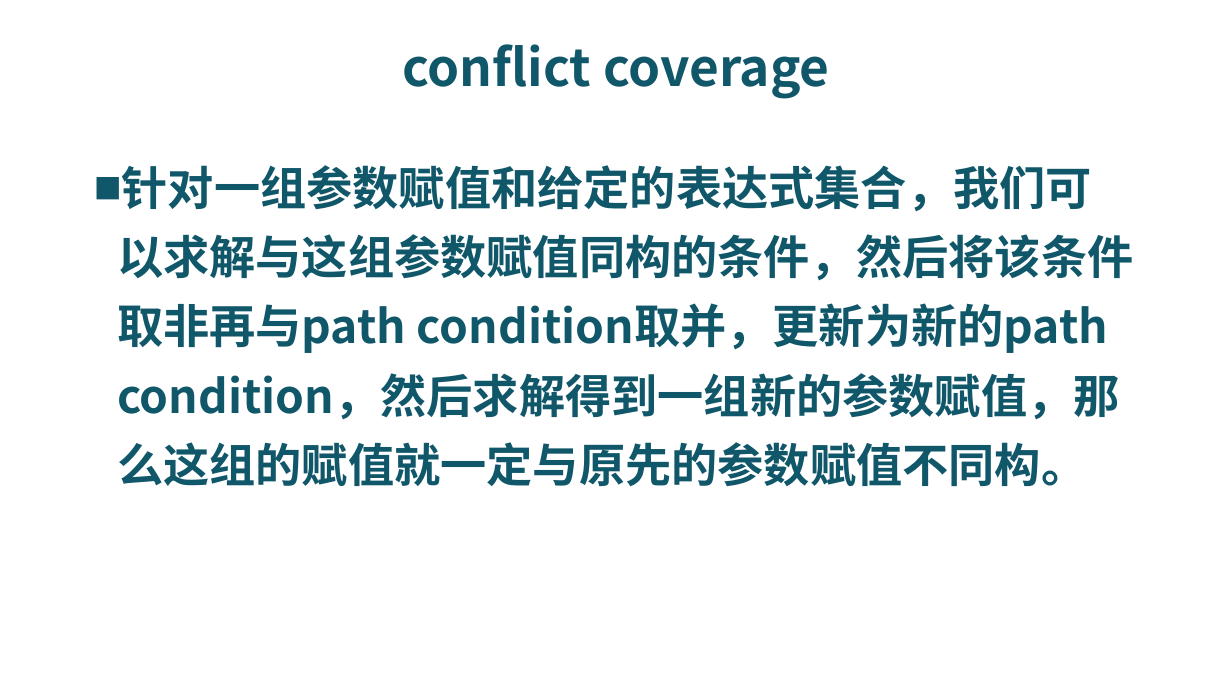
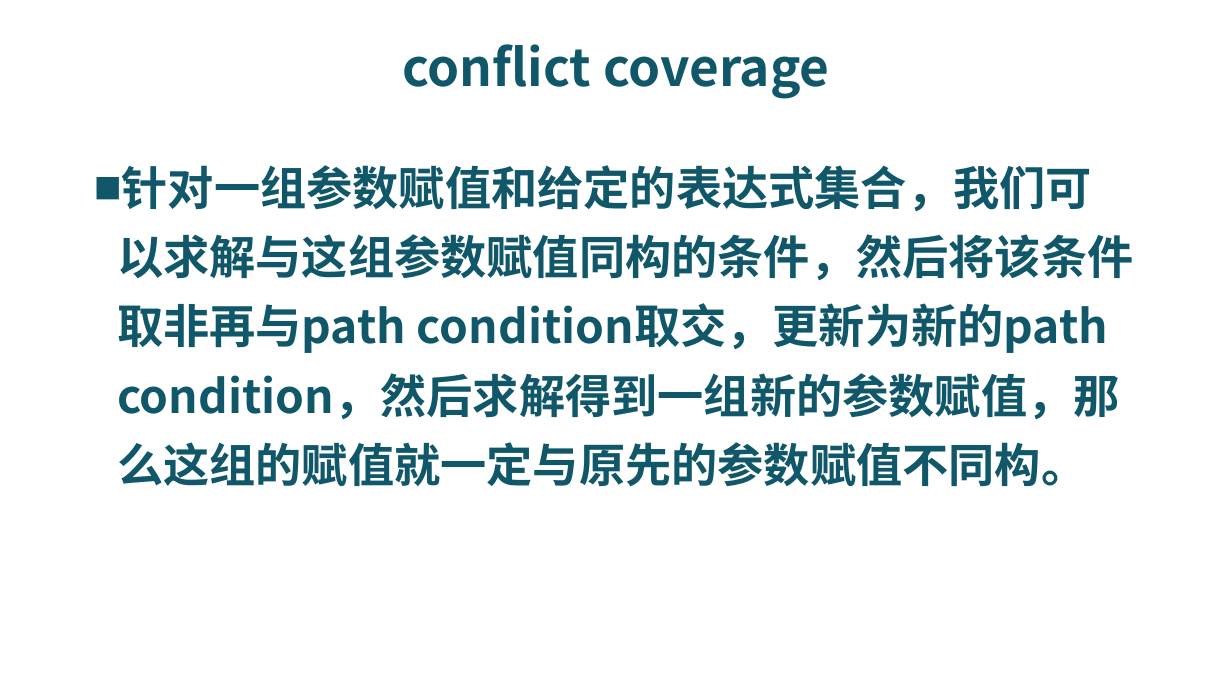
Before and after one commit to riscv-labs/OS2018spring-projects-g06, a slide deck: slide 21 of final_report.pptx. Drawn at 1232x693 pixels with LibreOffice and Linux fonts; fonts in the diff are those of the drawing; background and template pictures are left out. Boxes give left, top, right and bottom in pixels: in the first picture for what was removed or moved away, otherwise in the second. Text is boxed around its words. In the diff, an @@ line names an element or a change of style, - is before the commit and + after.

Commit message:
update

```diff
--- a/final_report.pptx
+++ b/final_report.pptx
@@ text at (x1=117, y1=165, x2=1133, y2=487): text changed @@
-■ 针对一组参数赋值和给定的表达式集合，我们可以求解与这组参数赋值同构的条件，然后将该条件取非再与path condition取并，更新为新的path condition，然后求解得到一组新的参数赋值，那么这组的赋值就一定与原先的参数赋值不同构。
+■ 针对一组参数赋值和给定的表达式集合，我们可以求解与这组参数赋值同构的条件，然后将该条件取非再与path condition取交，更新为新的path condition，然后求解得到一组新的参数赋值，那么这组的赋值就一定与原先的参数赋值不同构。
```
Also in this commit, not shown: 1 other slide changed.
